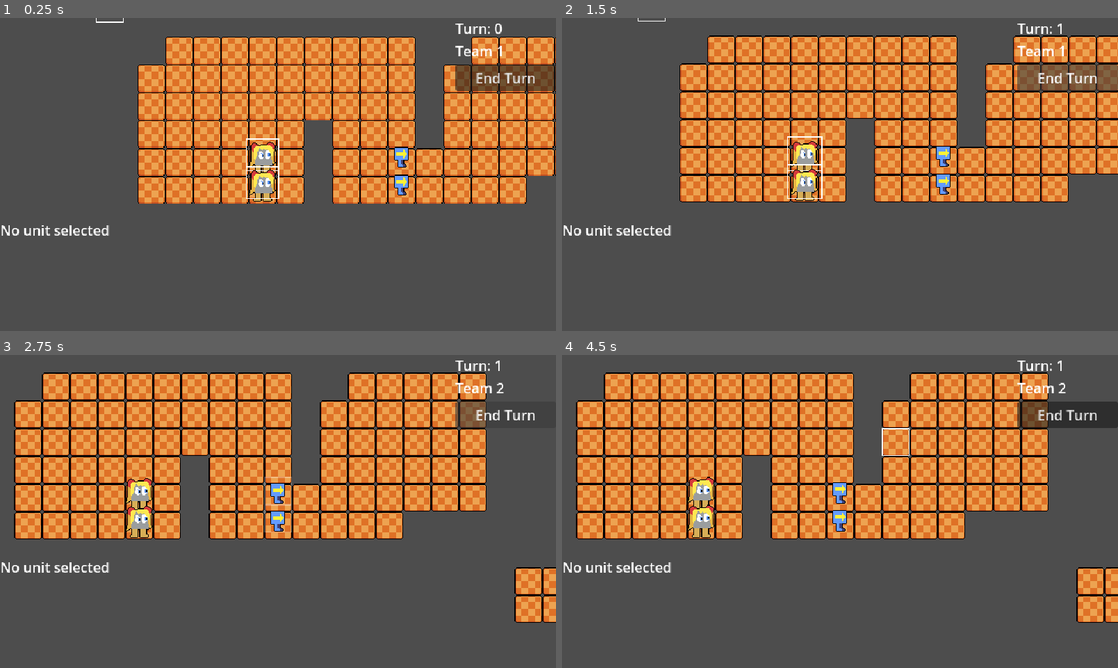
Above: before the commit, frames 1-4 (two rows, left to right).
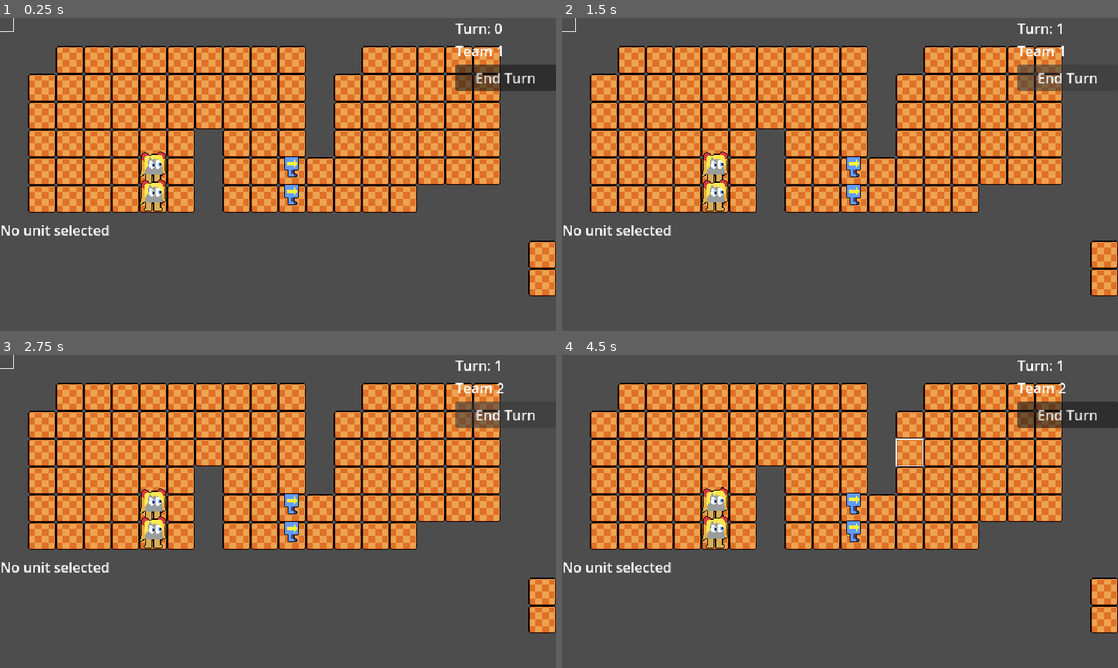
Above: after the commit, the same moments.

Repository: Sciman101/StrategyThing
Game: Godot game, scene res://game.tscn
Same seed, same stepped clock (60 frames per second), same inputs: the game is played once before the commit and once after it.
Inputs (mouse positions are in pixels of both pictures, inside the frame that each line leads up to):
- Up to frame 1 (0.25 s): no input
- Up to frame 2 (1.5 s): click "End Turn" at 0.5 s; click "End Turn" at 1.25 s
- Up to frame 3 (2.75 s): click "End Turn" at 2 s
- Up to frame 4 (4.5 s): move the mouse to (962, 495) at 2.77 s; right-click (962, 495) at 2.85 s; click (962, 495) at 3.05 s; move the mouse to (728, 527) at 3.52 s; click (728, 527) at 3.6 s; right-click (728, 527) at 3.8 s; tap Enter at 4.25 s; move the mouse to (895, 442) at 4.27 s; right-click (895, 442) at 4.35 s

The runs differ from the first frame. In frame 1, 44% of the frame differs, in the area x 0-100%, y 0-89%; in frame 2, 42%; in frame 3, 34%; in frame 4, 34%.
Error after the commit: Invalid call. Nonexistent function 'empty' in base 'Array'. (res://scripts/Game.gd:106)

Commit message:
Added basic attacking

Diff:
--- a/UnitGC.tres
+++ b/UnitGC.tres
@@ -2,7 +2,7 @@
 
 [ext_resource type="Resource" uid="uid://r8oh87vu3ff6" path="res://actions/action_move.tres" id="1_aw8g0"]
 [ext_resource type="SpriteFrames" uid="uid://br75bjvhng1dj" path="res://spriteframes/garbage_chan_animations.tres" id="2_cqydl"]
-[ext_resource type="Resource" uid="uid://bp8iptd820n3j" path="res://actions/action_clone.tres" id="2_dvdpr"]
+[ext_resource type="Resource" uid="uid://w5ms88vui174" path="res://actions/action_kick.tres" id="2_h7iyc"]
 [ext_resource type="Script" path="res://scripts/UnitDefinition.gd" id="2_s8gkt"]
 
 [resource]
@@ -12,4 +12,4 @@
 max_health = 5
 base_power = 2
 base_speed = 100
-actions = Array[Resource("res://scripts/actions/UnitAction.gd")]([ExtResource("1_aw8g0"), ExtResource("2_dvdpr")])
+actions = Array[Resource("res://scripts/actions/UnitAction.gd")]([ExtResource("1_aw8g0"), ExtResource("2_h7iyc")])
--- /dev/null
+++ b/actions/action_kick.tres
@@ -0,0 +1,11 @@
+[gd_resource type="Resource" load_steps=2 format=3 uid="uid://w5ms88vui174"]
+
+[ext_resource type="Script" path="res://scripts/actions/SimpleAttackUnitAction.gd" id="1_7h1n7"]
+
+[resource]
+script = ExtResource("1_7h1n7")
+damage = 1
+pushback_amt = 2
+name = "Kick"
+description = "Damage a unit for 1 health and push them back slightly"
+ap_cost = 1
--- a/game.tscn
+++ b/game.tscn
@@ -100,8 +100,10 @@
 
 [node name="ActionInfo" type="Label" parent="UI/Controls/HBoxContainer"]
 layout_mode = 2
+size_flags_horizontal = 3
 size_flags_vertical = 1
 text = "Action info here"
+autowrap_mode = 2
 
 [node name="TurnCounter" type="VBoxContainer" parent="UI"]
 anchors_preset = 1
--- a/scripts/Board.gd
+++ b/scripts/Board.gd
@@ -32,14 +32,21 @@
 func get_team_units(team : int):
 	return units.values().filter(func(unit): return unit.team == team)
 
-func move_unit(unit, new_pos : Vector2i):
+func move_unit(unit, new_pos : Vector2i, move_visual : bool = true):
 	units.erase(unit.board_position)
 	units[new_pos] = unit
 	unit.board_position = new_pos
-	unit.position = map_to_local(new_pos)
+	if move_visual:
+		unit.position = map_to_local(new_pos)
+
+func remove_unit(unit):
+	units.erase(unit.board_position)
 
 func space_exists(pos : Vector2i):
 	return get_cell_source_id(BASE_LAYER, pos) != -1
+
+func space_traversable(pos : Vector2i):
+	return space_exists(pos)
 
 func find_path(start : Vector2i, end : Vector2i, crunch:bool=false):
 	var rect = get_used_rect()
@@ -74,6 +81,16 @@
 	if new_path[-1] != board_path[-1]:
 		new_path.append(board_path[-1])
 	return new_path
+
+# Moves a fake object from 'from' by 'dir', 'dist' times, returning anything we hit or the final position
+func test_linear_move(from : Vector2i, dir : Vector2i, dist : int):
+	var pos = from
+	var target = from + dir * dist
+	while pos != target:
+		pos += dir
+		if not space_traversable(pos) or get_unit(pos):
+			return pos - dir
+	return pos
 
 #== Overlay Layer ==#
 func highlight_clear():
@@ -119,6 +136,11 @@
 				next = path[idx + 1]
 			dir = (next - curr).clamp(-Vector2i.ONE, Vector2i.ONE)
 	highlight_cell(path[-1])
+
+func highlight_units(team : int = -1):
+	for cell in units.keys():
+		if team == -1 or units[cell].team == team:
+			set_cell(OVERLAY_LAYER, cell, OVERLAY_TILE_INDEX, Vector2.ZERO)
 
 func unhighlight_occupied_cells():
 	for cell in units.keys():
--- a/scripts/Game.gd
+++ b/scripts/Game.gd
@@ -14,7 +14,7 @@
 
 # Turn management
 var turn = 0
-var team_idx = 1
+var team_idx = 0
 
 var cursor_pos : Vector2i
 
@@ -37,14 +37,12 @@
 	camera.bounding_rect = camera.bounding_rect.expand(board.map_to_local(rect.position + rect.size))
 
 	# Create units
-	board.add_unit(UnitGC, Vector2i(5,5) , 1)
-	board.add_unit(UnitGC, Vector2i(5,6), 1)
-	board.add_unit(UnitArrowBox, Vector2i(10,5) , 2)
-	board.add_unit(UnitArrowBox, Vector2i(10,6), 2)
+	board.add_unit(UnitGC, Vector2i(5,5) , 0)
+	board.add_unit(UnitGC, Vector2i(5,6), 0)
+	board.add_unit(UnitArrowBox, Vector2i(10,5) , 1)
+	board.add_unit(UnitArrowBox, Vector2i(10,6), 1)
 
-	# Start
-	team_idx = 0
-	advance_turn()
+	start_game()
 
 func _unhandled_input(event):
 	if event is InputEventMouseMotion:
@@ -91,22 +89,29 @@
 					select_unit(selected_unit)
 
 # Turn management
+func start_game():
+	team_idx = -1
+	advance_turn()
+
 func advance_turn():
+	# Increment the current team
 	team_idx += 1
-	if team_idx > NUM_TEAMS: # Teams are either 1 or 2
-		team_idx = 1
+	if team_idx >= NUM_TEAMS: # Teams are either 0 or 1
+		team_idx = 0
 		turn += 1
+	turn_counter.display_turn_info(turn, team_idx)
+	# Reset next team and move camera
 	deselect_unit()
-	turn_counter.display_turn_info(turn, team_idx)
-	# Pan camera
 	var units = board.get_team_units(team_idx)
-	var pos = Vector2.ZERO
-	for unit in units:
-		pos += board.map_to_local(unit.board_position)
-		unit.pulse_highlight()
-	pos /= units.size()
-	print(pos)
-	camera.pan_to(pos)
+	if not units.empty():
+		var camera_pos = Vector2.ZERO
+		for unit in units:
+			camera_pos += board.map_to_local(unit.board_position)
+			unit.pulse_highlight()
+			unit.replenish_ap()
+
+		camera_pos /= units.size()
+		camera.pan_to(camera_pos)
 
 # Unit selection
 func select_unit(unit):
--- a/scripts/TurnCounter.gd
+++ b/scripts/TurnCounter.gd
@@ -9,4 +9,4 @@
 	display_turn_info(0, 0)
 
 func display_turn_info(turn : int, team_idx : int):
-	label.text = "Turn: " + str(turn) + "\nTeam " + str(team_idx)
+	label.text = "Turn: " + str(turn) + "\nTeam " + str(team_idx + 1)
--- a/scripts/Unit.gd
+++ b/scripts/Unit.gd
@@ -22,6 +22,7 @@
 func _ready():
 	highlight.position = offset
 	highlight.modulate = Color.TRANSPARENT
+	animation_finished.connect(_animation_finished)
 
 func select():
 	modulate = Color.GREEN
@@ -35,6 +36,28 @@
 	var tween = get_tree().create_tween()
 	tween.tween_property(highlight, 'scale', Vector2.ONE, PULSE_DURATION).set_ease(Tween.EASE_OUT)
 	tween.tween_property(highlight, 'modulate', Color.TRANSPARENT, PULSE_DURATION).set_ease(Tween.EASE_OUT)
+
+func replenish_ap():
+	action_points = BASE_AP
+
+func hurt(damage : int, pushback : Vector2i):
+	health -= damage
+	play(&'hurt')
+
+	if health <= 0:
+		# Ganon voice: DIE!!!
+		board.remove_unit(self)
+		visible = false
+		return
+
+	if pushback != Vector2i.ZERO:
+		var dir = pushback.clamp(-Vector2i.ONE, Vector2i.ONE)
+		var final_pos = board.test_linear_move(board_position, dir, pushback.length())
+		var old_pos = board_position
+		var world_pos = board.map_to_local(final_pos)
+		var tween = get_tree().create_tween().tween_property(self, 'position', world_pos, (old_pos - final_pos).length() * 0.2).set_ease(Tween.EASE_OUT).set_trans(Tween.TRANS_CIRC)
+		await tween.finished
+		board.move_unit(self, final_pos)
 
 func follow_path(board_path : Array): # Path is expected in tilemap/board coordinates
 	if not board:
@@ -66,3 +89,6 @@
 	sprite_frames = unit_data.board_animations
 
 	play(&'default') # Default
+
+func _animation_finished():
+	play(&'default') # Default
--- /dev/null
+++ b/scripts/actions/SimpleAttackUnitAction.gd
@@ -0,0 +1,28 @@
+extends UnitAction
+
+@export var damage : int = 1
+@export var pushback_amt : int = 0
+
+func execute(game, board, unit, control_signal, set_busy):
+	# Highlight all enemy units
+	board.highlight_units(1 - unit.team)
+	var target_valid = false
+	var target_pos
+	while not target_valid:
+		var result = await control_signal
+		if result.get('cancel'):
+			return
+
+		target_pos = result.get('selected_cell')
+		if target_pos:
+			if board.space_is_highlighted(target_pos):
+				var enemy_unit = board.get_unit(target_pos)
+				if enemy_unit.team != unit.team:
+					# Kill them!!!!!!!!!
+					target_valid = true
+					game.deselect_unit()
+					set_busy.call(true)
+					var dir = (enemy_unit.board_position - unit.board_position).clamp(-Vector2i.ONE, Vector2i.ONE)
+					print(dir * pushback_amt)
+					await enemy_unit.hurt(damage, dir * pushback_amt)
+					set_busy.call(false)
--- a/spriteframes/arrow_box_animations.tres
+++ b/spriteframes/arrow_box_animations.tres
@@ -9,6 +9,10 @@
 [sub_resource type="AtlasTexture" id="AtlasTexture_ehjx6"]
 atlas = ExtResource("1_ctvns")
 region = Rect2(32, 0, 32, 32)
+
+[sub_resource type="AtlasTexture" id="AtlasTexture_ri2vl"]
+atlas = ExtResource("1_ctvns")
+region = Rect2(128, 0, 32, 32)
 
 [sub_resource type="AtlasTexture" id="AtlasTexture_qcebl"]
 atlas = ExtResource("1_ctvns")
@@ -37,6 +41,14 @@
 }, {
 "frames": [{
 "duration": 1.0,
+"texture": SubResource("AtlasTexture_ri2vl")
+}],
+"loop": false,
+"name": &"hurt",
+"speed": 2.0
+}, {
+"frames": [{
+"duration": 1.0,
 "texture": SubResource("AtlasTexture_qcebl")
 }, {
 "duration": 1.0,
--- a/spriteframes/garbage_chan_animations.tres
+++ b/spriteframes/garbage_chan_animations.tres
@@ -9,6 +9,10 @@
 [sub_resource type="AtlasTexture" id="AtlasTexture_1s0nw"]
 atlas = ExtResource("1_xmt7n")
 region = Rect2(48, 0, 48, 48)
+
+[sub_resource type="AtlasTexture" id="AtlasTexture_0011m"]
+atlas = ExtResource("1_xmt7n")
+region = Rect2(192, 0, 48, 48)
 
 [sub_resource type="AtlasTexture" id="AtlasTexture_yyikr"]
 atlas = ExtResource("1_xmt7n")
@@ -33,6 +37,14 @@
 }, {
 "frames": [{
 "duration": 1.0,
+"texture": SubResource("AtlasTexture_0011m")
+}],
+"loop": false,
+"name": &"hurt",
+"speed": 2.0
+}, {
+"frames": [{
+"duration": 1.0,
 "texture": SubResource("AtlasTexture_yyikr")
 }, {
 "duration": 1.0,
Not shown: 1 places in spriteframes/arrow_box_animations.tres that only renumber resources
Not shown: 1 places in spriteframes/garbage_chan_animations.tres that only renumber resources
Binary file changed: textures/Arrow Box.png
Binary file changed: textures/Garbage-Chan.png
